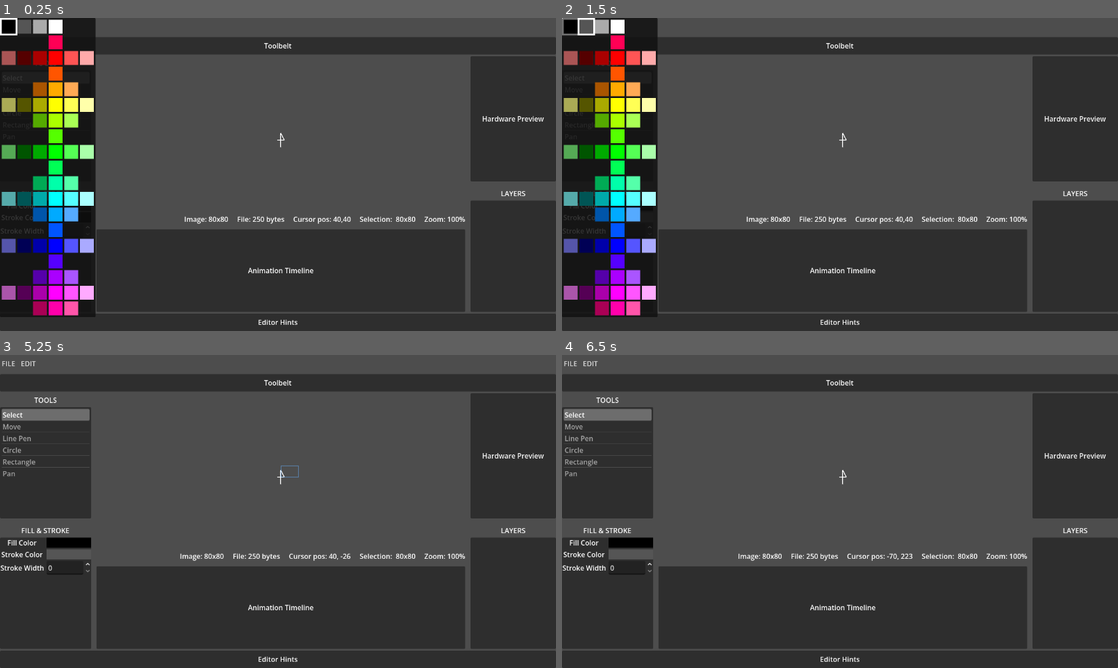
Above: before the commit, frames 1-4 (two rows, left to right).
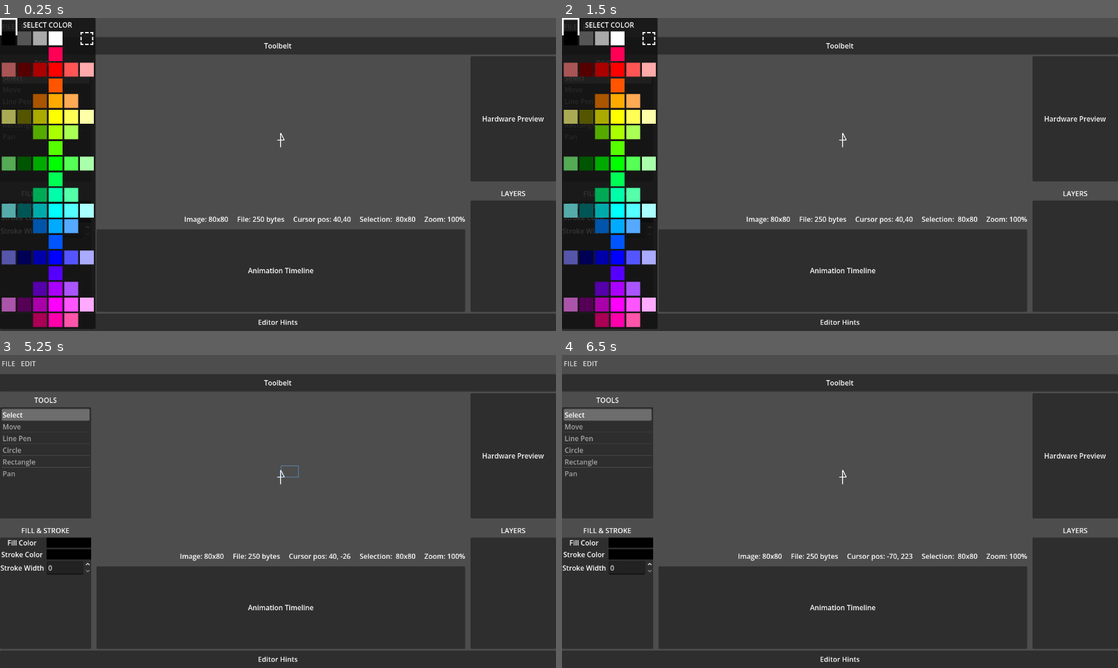
Above: after the commit, the same moments.

Repository: erlog135/Ripple
Game: Godot game, scene res://scenes/Editor.tscn
Two runs of this game, one before a commit and one after it. Both use one fixed random seed, a clock stepped at 60 frames per second and the inputs below.
Inputs (mouse positions are in pixels of both pictures, inside the frame that each line leads up to):
- Up to frame 1 (0.25 s): no input
- Up to frame 2 (1.5 s): click "FILE" at 0.5 s; click "EDIT" at 1.25 s
- Up to frame 3 (5.25 s): click "FILE" at 2 s; click "EDIT" at 2.75 s; click "FILE" at 3.5 s; click "EDIT" at 4.25 s; tap Enter at 5 s; drag from (283, 477) to (333, 442) at 5.02 s
- Up to frame 4 (6.5 s): drag from (728, 527) to (812, 574) at 5.77 s

The runs differ from the first frame. In frame 1, 11% of the frame differs, in the area x 0-18%, y 0-100%; in frame 2, 11%; in frame 3, 0.3%; in frame 4, 0.3%.

Commit message:
line pen stroke drawing

Diff:
--- /dev/null
+++ b/data/actions/line_pen_edit_action.gd
@@ -0,0 +1,191 @@
+class_name LinePenEditAction
+extends EditAction
+
+enum Mode {
+	START_NEW,
+	INSERT_POINT,
+	CLOSE_PATH,
+}
+
+var _frame_index: int
+var _mode: Mode
+
+var _prev_selected_command_indices: Array[int]
+var _prev_selected_point_indices: Dictionary
+
+var _start_new_append_index: int
+var _new_command_point: Vector2
+
+var _command_index: int
+var _insert_index: int
+var _insert_point: Vector2
+
+var _close_command_index: int
+var _close_prev_path_open: bool = true
+
+
+func _init_start_new(frame_index: int, point: Vector2, sel_commands: Array[int], sel_points: Dictionary) -> void:
+	action_name = "Line Pen"
+	_frame_index = frame_index
+	_mode = Mode.START_NEW
+	_new_command_point = point
+	_capture_selection(sel_commands, sel_points)
+
+
+func _init_insert(
+	frame_index: int,
+	command_index: int,
+	insert_index: int,
+	point: Vector2,
+	sel_commands: Array[int],
+	sel_points: Dictionary,
+) -> void:
+	action_name = "Line Pen"
+	_frame_index = frame_index
+	_mode = Mode.INSERT_POINT
+	_command_index = command_index
+	_insert_index = insert_index
+	_insert_point = point
+	_capture_selection(sel_commands, sel_points)
+
+
+func _init_close_path(frame_index: int, command_index: int, sel_commands: Array[int], sel_points: Dictionary) -> void:
+	action_name = "Line Pen"
+	_frame_index = frame_index
+	_mode = Mode.CLOSE_PATH
+	_close_command_index = command_index
+	_capture_selection(sel_commands, sel_points)
+	var frame: DrawCommandImage = _frame_at(frame_index)
+	if frame != null and command_index >= 0 and command_index < frame.commands.size():
+		_close_prev_path_open = frame.commands[command_index].path_open
+
+
+static func start_new(frame_index: int, point: Vector2, sel_commands: Array[int], sel_points: Dictionary) -> LinePenEditAction:
+	var a := LinePenEditAction.new()
+	a._init_start_new(frame_index, point, sel_commands, sel_points)
+	a._start_new_append_index = a._commands_size(frame_index)
+	return a
+
+
+static func insert_point(
+	frame_index: int,
+	command_index: int,
+	insert_index: int,
+	point: Vector2,
+	sel_commands: Array[int],
+	sel_points: Dictionary,
+) -> LinePenEditAction:
+	var a := LinePenEditAction.new()
+	a._init_insert(frame_index, command_index, insert_index, point, sel_commands, sel_points)
+	return a
+
+
+static func close_path(
+	frame_index: int,
+	command_index: int,
+	sel_commands: Array[int],
+	sel_points: Dictionary,
+) -> LinePenEditAction:
+	var a := LinePenEditAction.new()
+	a._init_close_path(frame_index, command_index, sel_commands, sel_points)
+	return a
+
+
+func _capture_selection(sel_commands: Array[int], sel_points: Dictionary) -> void:
+	_prev_selected_command_indices = sel_commands.duplicate()
+	_prev_selected_point_indices = {}
+	for k in sel_points:
+		var arr: Variant = sel_points[k]
+		if arr is Array:
+			_prev_selected_point_indices[k] = (arr as Array).duplicate()
+
+
+func _commands_size(frame_index: int) -> int:
+	var frame := _frame_at(frame_index)
+	if frame == null:
+		return 0
+	return frame.commands.size()
+
+
+func _frame_at(frame_index: int) -> DrawCommandImage:
+	var sequence := ProjectData.current_sequence
+	if sequence == null:
+		return null
+	if frame_index < 0 or frame_index >= sequence.frames.size():
+		return null
+	return sequence.frames[frame_index]
+
+
+func do_action() -> void:
+	var frame := _frame_at(_frame_index)
+	if frame == null:
+		return
+
+	match _mode:
+		Mode.START_NEW:
+			var cmd := _make_new_path_command(_new_command_point)
+			frame.commands.insert(_start_new_append_index, cmd)
+			EditorState.selected_command_indices = [_start_new_append_index]
+			EditorState.selected_point_indices = {_start_new_append_index: [0]}
+		Mode.INSERT_POINT:
+			if _command_index < 0 or _command_index >= frame.commands.size():
+				return
+			var cmd: DrawCommand = frame.commands[_command_index]
+			var pts := cmd.points
+			var i := clampi(_insert_index, 0, pts.size())
+			pts.insert(i, _insert_point)
+			cmd.points = pts
+			EditorState.selected_command_indices = [_command_index]
+			EditorState.selected_point_indices = {_command_index: [i]}
+		Mode.CLOSE_PATH:
+			if _close_command_index < 0 or _close_command_index >= frame.commands.size():
+				return
+			var c: DrawCommand = frame.commands[_close_command_index]
+			c.path_open = false
+
+	ProjectData.data_changed.emit(false)
+	EditorState.selection_changed.emit(false)
+
+
+func undo_action() -> void:
+	var frame := _frame_at(_frame_index)
+	if frame == null:
+		return
+
+	match _mode:
+		Mode.START_NEW:
+			if _start_new_append_index >= 0 and _start_new_append_index < frame.commands.size():
+				frame.commands.remove_at(_start_new_append_index)
+		Mode.INSERT_POINT:
+			if _command_index < 0 or _command_index >= frame.commands.size():
+				pass
+			else:
+				var cmd: DrawCommand = frame.commands[_command_index]
+				var pts := cmd.points
+				if _insert_index >= 0 and _insert_index < pts.size():
+					pts.remove_at(_insert_index)
+					cmd.points = pts
+		Mode.CLOSE_PATH:
+			if _close_command_index >= 0 and _close_command_index < frame.commands.size():
+				frame.commands[_close_command_index].path_open = _close_prev_path_open
+
+	EditorState.selected_command_indices = _prev_selected_command_indices.duplicate()
+	EditorState.selected_point_indices = {}
+	for k in _prev_selected_point_indices:
+		EditorState.selected_point_indices[k] = (_prev_selected_point_indices[k] as Array).duplicate()
+
+	ProjectData.data_changed.emit(false)
+	EditorState.selection_changed.emit(false)
+
+
+func _make_new_path_command(point: Vector2) -> DrawCommand:
+	var cmd := DrawCommand.new()
+	cmd.draw_type = DrawCommand.Type.PRECISE_PATH
+	cmd.hidden = false
+	cmd.stroke_color = EditorState.current_stroke_color
+	cmd.stroke_width = EditorState.current_stroke_width
+	cmd.fill_color = EditorState.current_fill_color
+	cmd.path_open = true
+	cmd.circle_radius = 0
+	cmd.points = PackedVector2Array([point])
+	return cmd
--- a/managers/editor_state.gd
+++ b/managers/editor_state.gd
@@ -11,6 +11,7 @@
 signal drag_updated(offset: Vector2, dragging: bool)
 
 signal current_frame_changed(frame: int)
+signal line_pen_hover_changed()
 
 const ZOOM_STEP := 0.1
 const MIN_ZOOM  := 0.2
@@ -35,6 +36,49 @@
 
 var selected_command_indices: Array[int] = []
 var selected_point_indices: Dictionary[int, Array] = {}
+
+## Mirrors Fill & Stroke UI; used when creating new geometry (e.g. Line Pen).
+var current_fill_color: Color = Color.BLACK
+var current_stroke_color: Color = Color.BLACK
+var current_stroke_width: int = 1
+
+## When true, point placement snaps to the pixel grid after draw-type rules (whole pixels, or half-pixels when [member grid_odd_snap] applies to odd strokes).
+var grid_snap: bool = true
+## When [member grid_snap] is true and stroke width is odd, snap to cell centers (…, -0.5, 0.5, 1.5, …). Ignored for even stroke width.
+var grid_odd_snap: bool = true
+
+var line_pen_hover_world := Vector2.ZERO
+
+
+func set_current_fill_color(color: Color) -> void:
+	current_fill_color = color
+
+
+func set_current_stroke_color(color: Color) -> void:
+	current_stroke_color = color
+
+
+func set_current_stroke_width(width: int) -> void:
+	current_stroke_width = width
+
+
+func set_current_fill_stroke(fill: Color, stroke: Color, width: int) -> void:
+	current_fill_color = fill
+	current_stroke_color = stroke
+	current_stroke_width = width
+
+
+## Single entry point for snapping world-space points (Line Pen, future tools). [param stroke_width] is the stroke that governs odd-grid behavior (layer stroke when editing a layer, [member current_stroke_width] when creating one).
+func snap_world_position(world_pos: Vector2, draw_type: DrawCommand.Type, stroke_width: int) -> Vector2:
+	var p := world_pos
+	if grid_snap:
+		if grid_odd_snap and (stroke_width % 2 != 0):
+			return (p - Vector2(0.5, 0.5)).snapped(Vector2.ONE) + Vector2(0.5, 0.5)
+		return Vector2(roundi(p.x), roundi(p.y))
+	if draw_type == DrawCommand.Type.PRECISE_PATH:
+		return (p - Vector2(0.5, 0.5)).snapped(Vector2(0.125, 0.125)) + Vector2(0.5, 0.5)
+	return Vector2(roundi(p.x), roundi(p.y))
+
 
 func change_tool(tool: Tool) -> void:
 	active_tool = tool
@@ -89,6 +133,13 @@
 	selected_point_indices.clear()
 	selection_changed.emit(true)
 
+func update_line_pen_hover_world(world_pos: Vector2) -> void:
+	if line_pen_hover_world == world_pos:
+		return
+	line_pen_hover_world = world_pos
+	line_pen_hover_changed.emit()
+
+
 func select_point(cmd_idx: int, pt_idx: int, additive: bool) -> void:
 	if not additive:
 		selected_command_indices.clear()
--- a/scenes/interface/aux_windows/ColorPopup.tscn
+++ b/scenes/interface/aux_windows/ColorPopup.tscn
@@ -1,22 +1,36 @@
 [gd_scene format=3 uid="uid://opfiwgeouvns"]
 
 [ext_resource type="Script" uid="uid://oasvn6ben807" path="res://scenes/interface/aux_windows/color_popup.gd" id="1_ld7i8"]
+[ext_resource type="Texture2D" uid="uid://c7gvigdx18sgl" path="res://assets/icons/transparent.png" id="2_8sfd2"]
 
 [node name="ColorPopup" type="PopupPanel" unique_id=1818672886]
 oversampling_override = 1.0
 title = "Color Picker"
-size = Vector2i(40, 40)
+size = Vector2i(121, 67)
 visible = true
 script = ExtResource("1_ld7i8")
-
-[node name="GridContainer" type="GridContainer" parent="." unique_id=2095960325]
-offset_left = 4.0
-offset_top = 4.0
-offset_right = 36.0
-offset_bottom = 36.0
-columns = 6
 
 [node name="Selector" type="Line2D" parent="." unique_id=555104634]
 points = PackedVector2Array(2, 2, 38, 2, 38, 38, 2, 38)
 closed = true
 width = 4.0
+
+[node name="VBoxContainer" type="VBoxContainer" parent="." unique_id=1668661509]
+offset_left = 4.0
+offset_top = 4.0
+offset_right = 117.0
+offset_bottom = 63.0
+
+[node name="Label" type="Label" parent="VBoxContainer" unique_id=1928568998]
+layout_mode = 2
+text = "SELECT COLOR"
+horizontal_alignment = 1
+vertical_alignment = 1
+
+[node name="GridContainer" type="GridContainer" parent="VBoxContainer" unique_id=2095960325]
+layout_mode = 2
+columns = 6
+
+[node name="TransparentRect" type="TextureRect" parent="VBoxContainer/GridContainer" unique_id=1963613045]
+layout_mode = 2
+texture = ExtResource("2_8sfd2")
--- a/scenes/interface/aux_windows/color_popup.gd
+++ b/scenes/interface/aux_windows/color_popup.gd
@@ -2,7 +2,8 @@
 
 signal color_selected(color: Color)
 
-@onready var grid_container: GridContainer = $GridContainer
+@onready var grid_container: GridContainer = $VBoxContainer/GridContainer
+@onready var transparent_rect: TextureRect = $VBoxContainer/GridContainer/TransparentRect
 @onready var selector: Line2D = $Selector
 
 const COLOR_RECT_SIZE := Vector2(32, 32)
@@ -10,7 +11,7 @@
 const SELECTOR_SIZE := Vector2(40, 40)
 
 const palette = [
-	[GColor.BLACK,GColor.DARK_GRAY,GColor.LIGHT_GRAY,GColor.WHITE,GColor.CLEAR,GColor.CLEAR],
+	[GColor.BLACK,GColor.DARK_GRAY,GColor.LIGHT_GRAY,GColor.WHITE,GColor.CLEAR,null],
 	[GColor.CLEAR,GColor.CLEAR,GColor.CLEAR,GColor.FOLLY,GColor.CLEAR,GColor.CLEAR],
 	[GColor.ROSE_VALE,GColor.BULGARIAN_ROSE,GColor.DARK_CANDY_APPLE_RED,GColor.RED,GColor.SUNSET_ORANGE,GColor.MELON],
 	[GColor.CLEAR,GColor.CLEAR,GColor.CLEAR,GColor.ORANGE,GColor.CLEAR,GColor.CLEAR],
@@ -35,34 +36,59 @@
 
 func _ready() -> void:
 	_populate_grid()
-	_select_color_rect(grid_container.get_child(0))
+	var first_swatch := grid_container.get_child(0) as ColorRect
+	_select_swatch(first_swatch, first_swatch.color)
 
 func _populate_grid() -> void:
+	var parent := transparent_rect.get_parent()
+	if parent:
+		parent.remove_child(transparent_rect)
+	for i in range(grid_container.get_child_count() - 1, -1, -1):
+		var c := grid_container.get_child(i)
+		grid_container.remove_child(c)
+		c.queue_free()
+
+	var inserted_transparent := false
 	for row in palette:
-		for color in row:
-			var color_rect: ColorRect = ColorRect.new()
-			color_rect.color = color
+		for entry in row:
+			if entry == null:
+				grid_container.add_child(transparent_rect)
+				inserted_transparent = true
+				continue
+			var color_rect := ColorRect.new()
+			color_rect.color = entry
 			color_rect.custom_minimum_size = COLOR_RECT_SIZE
+			if entry != GColor.CLEAR:
+				_register_color_rect(color_rect)
+			grid_container.add_child(color_rect)
+	assert(inserted_transparent, "palette must contain null for TransparentRect slot")
 
-			if color != GColor.CLEAR:
-				_register_color_rect(color_rect)
-
-			grid_container.add_child(color_rect)
+	transparent_rect.custom_minimum_size = COLOR_RECT_SIZE
+	_register_transparent_rect()
 
 func _register_color_rect(color_rect: ColorRect) -> void:
 	color_rect.gui_input.connect(func(event: InputEvent):
 		if event is InputEventMouseButton and event.button_index == MOUSE_BUTTON_LEFT and event.pressed:
-			_select_color_rect(color_rect))
+			_select_swatch(color_rect, color_rect.color))
 
-func _select_color_rect(color_rect: ColorRect) -> void:
-	selected_color = color_rect.color
-	selector.position = color_rect.position
+func _register_transparent_rect() -> void:
+	transparent_rect.mouse_filter = Control.MOUSE_FILTER_STOP
+	transparent_rect.gui_input.connect(func(event: InputEvent):
+		if event is InputEventMouseButton and event.button_index == MOUSE_BUTTON_LEFT and event.pressed:
+			_select_swatch(transparent_rect, GColor.CLEAR))
+
+func _select_swatch(swatch: Control, color: Color) -> void:
+	selected_color = color
+	selector.position = swatch.position + grid_container.position
 	color_selected.emit(selected_color)
 
 func select_color(color: Color) -> void:
+	if color == GColor.CLEAR:
+		_select_swatch(transparent_rect, GColor.CLEAR)
+		return
 	for child in grid_container.get_children():
 		if child is ColorRect and child.color == color:
-			_select_color_rect(child)
+			_select_swatch(child as Control, color)
 			return
 	selected_color = color
 	color_selected.emit(color)
--- a/scenes/interface/aux_windows/fill_stroke_window.gd
+++ b/scenes/interface/aux_windows/fill_stroke_window.gd
@@ -11,6 +11,7 @@
 var _syncing := false
 
 func _ready() -> void:
+	call_deferred(&"_sync_current_from_editor_ui")
 	fill_popup = COLOR_POPUP.instantiate()
 	fill_rect.add_child(fill_popup)
 	fill_popup.color_selected.connect(_on_fill_color_selected)
@@ -29,8 +30,17 @@
 	EditorState.selection_changed.connect(_on_selection_changed)
 
 
+func _sync_current_from_editor_ui() -> void:
+	EditorState.set_current_fill_stroke(
+		fill_rect.color,
+		stroke_rect.color,
+		int(stroke_width_spin.value),
+	)
+
+
 func _on_fill_color_selected(color: Color) -> void:
 	fill_rect.color = color
+	EditorState.set_current_fill_color(color)
 	if _syncing:
 		return
 	var indices := EditorState.selected_command_indices
@@ -41,6 +51,7 @@
 
 func _on_stroke_color_selected(color: Color) -> void:
 	stroke_rect.color = color
+	EditorState.set_current_stroke_color(color)
 	if _syncing:
 		return
 	var indices := EditorState.selected_command_indices
@@ -50,6 +61,7 @@
 
 
 func _on_stroke_width_changed(value: float) -> void:
+	EditorState.set_current_stroke_width(int(value))
 	if _syncing:
 		return
 	var indices := EditorState.selected_command_indices
@@ -82,4 +94,5 @@
 	fill_popup.select_color(shared_fill)
 	stroke_popup.select_color(shared_stroke)
 	stroke_width_spin.value = shared_width
+	EditorState.set_current_fill_stroke(shared_fill, shared_stroke, shared_width)
 	_syncing = false
--- /dev/null
+++ b/scenes/interface/aux_windows/tools/line_pen_tool.gd
@@ -0,0 +1,202 @@
+extends RefCounted
+
+
+func handle_mouse_motion(world_pos: Vector2) -> void:
+	var frame: DrawCommandImage = ProjectData.get_current_image()
+	var rb: Dictionary = line_pen_rubber_band_context(frame)
+	var draw_type: DrawCommand.Type
+	var stroke_w: int
+	if rb.is_empty():
+		draw_type = DrawCommand.Type.PRECISE_PATH
+		stroke_w = EditorState.current_stroke_width
+	else:
+		var cmd_rb: DrawCommand = rb[&"cmd"]
+		draw_type = cmd_rb.draw_type
+		stroke_w = cmd_rb.stroke_width
+	EditorState.update_line_pen_hover_world(EditorState.snap_world_position(world_pos, draw_type, stroke_w))
+
+
+func handle_left_press(world_pos: Vector2, gizmos) -> void:
+	var frame: DrawCommandImage = ProjectData.get_current_image()
+	if frame == null:
+		return
+
+	var frame_idx := EditorState.current_frame
+	var sel_cmds := EditorState.selected_command_indices.duplicate()
+	var sel_pts := EditorState.selected_point_indices.duplicate()
+
+	var ctx: Dictionary = normalized_pen_selection(frame)
+
+	if ctx.is_empty():
+		var snap_new: Vector2 = EditorState.snap_world_position(
+			world_pos,
+			DrawCommand.Type.PRECISE_PATH,
+			EditorState.current_stroke_width,
+		)
+		HistoryManager.commit(LinePenEditAction.start_new(frame_idx, snap_new, sel_cmds, sel_pts))
+		return
+
+	var cmd_idx: int = ctx[&"cmd_idx"]
+	var cmd: DrawCommand = ctx[&"cmd"]
+	var pt_indices: Array = ctx[&"pts"]
+	var snapped_work: Vector2 = EditorState.snap_world_position(world_pos, cmd.draw_type, cmd.stroke_width)
+
+	if pt_indices.size() == 1:
+		var i: int = pt_indices[0]
+		var n := cmd.points.size()
+
+		var should_close := false
+		if cmd.path_open and n >= 2 and (i == 0 or i == n - 1):
+			var j := n - 1 if i == 0 else 0
+			var hit: Array = gizmos.call(&"get_point_at", world_pos)
+			var hit_correct := (
+				hit.size() >= 2
+				and int(hit[0]) == cmd_idx
+				and int(hit[1]) == j
+			)
+			var snaps_to_close: bool = snapped_work.is_equal_approx(cmd.points[j])
+			should_close = hit_correct and snaps_to_close
+
+		if should_close:
+			HistoryManager.commit(LinePenEditAction.close_path(frame_idx, cmd_idx, sel_cmds, sel_pts))
+			return
+
+		if i == n - 1:
+			HistoryManager.commit(LinePenEditAction.insert_point(frame_idx, cmd_idx, n, snapped_work, sel_cmds, sel_pts))
+			return
+
+		if i == 0:
+			HistoryManager.commit(LinePenEditAction.insert_point(frame_idx, cmd_idx, 0, snapped_work, sel_cmds, sel_pts))
+			return
+
+		HistoryManager.commit(
+			LinePenEditAction.start_new(
+				frame_idx,
+				EditorState.snap_world_position(world_pos, DrawCommand.Type.PRECISE_PATH, EditorState.current_stroke_width),
+				sel_cmds,
+				sel_pts,
+			),
+		)
+		return
+
+	if pt_indices.size() == 2:
+		var lo: int = pt_indices[0]
+		var hi: int = pt_indices[1]
+		if lo > hi:
+			var tmp := lo
+			lo = hi
+			hi = tmp
+
+		var n2 := cmd.points.size()
+		var insert_at := -1
+		if hi - lo == 1:
+			insert_at = hi
+		elif not cmd.path_open and lo == 0 and hi == n2 - 1:
+			insert_at = n2
+		else:
+			HistoryManager.commit(
+				LinePenEditAction.start_new(
+					frame_idx,
+					EditorState.snap_world_position(world_pos, DrawCommand.Type.PRECISE_PATH, EditorState.current_stroke_width),
+					sel_cmds,
+					sel_pts,
+				),
+			)
+			return
+
+		HistoryManager.commit(LinePenEditAction.insert_point(frame_idx, cmd_idx, insert_at, snapped_work, sel_cmds, sel_pts))
+		return
+
+	HistoryManager.commit(
+		LinePenEditAction.start_new(
+			frame_idx,
+			EditorState.snap_world_position(world_pos, DrawCommand.Type.PRECISE_PATH, EditorState.current_stroke_width),
+			sel_cmds,
+			sel_pts,
+		),
+	)
+
+
+static func normalized_pen_selection(frame: DrawCommandImage) -> Dictionary:
+	if frame == null:
+		return {}
+
+	if EditorState.selected_command_indices.size() != 1:
+		return {}
+
+	var cmd_idx: int = EditorState.selected_command_indices[0]
+
+	for k in EditorState.selected_point_indices:
+		if int(k) != cmd_idx:
+			return {}
+
+	if cmd_idx not in EditorState.selected_point_indices:
+		return {}
+
+	if cmd_idx < 0 or cmd_idx >= frame.commands.size():
+		return {}
+
+	var cmd: DrawCommand = frame.commands[cmd_idx]
+	if cmd.hidden:
+		return {}
+
+	if cmd.draw_type != DrawCommand.Type.PATH and cmd.draw_type != DrawCommand.Type.PRECISE_PATH:
+		return {}
+
+	var pts_raw: Array = EditorState.selected_point_indices[cmd_idx]
+	var pts: Array = _dedupe_point_indices_sorted(pts_raw, cmd.points.size())
+
+	if pts.is_empty():
+		return {}
+
+	if pts.size() > 2:
+		return {}
+
+	if pts.size() == 2:
+		var lo: int = pts[0]
+		var hi: int = pts[1]
+		var n := cmd.points.size()
+		var adjacent := (hi - lo == 1) or (
+			not cmd.path_open and lo == 0 and hi == n - 1
+		)
+		if not adjacent:
+			return {}
+
+	return {
+		&"cmd_idx": cmd_idx,
+		&"cmd": cmd,
+		&"pts": pts,
+	}
+
+
+## Selection context for drawing the rubber band: endpoint + two-point segment only (not a lone interior vertex).
+static func line_pen_rubber_band_context(frame: DrawCommandImage) -> Dictionary:
+	var ctx: Dictionary = normalized_pen_selection(frame)
+	if ctx.is_empty():
+		return {}
+	var pts: Array = ctx[&"pts"]
+	if pts.size() == 2:
+		return ctx
+	var cmd: DrawCommand = ctx[&"cmd"]
+	var i: int = int(pts[0])
+	var n := cmd.points.size()
+	if i == 0 or i == n - 1:
+		return ctx
+	return {}
+
+
+static func _dedupe_point_indices_sorted(raw: Array, point_count: int) -> Array:
+	var uniq: Dictionary = {}
+	var out: Array = []
+	for x in raw:
+		if not (x is int):
+			continue
+		var xi := int(x)
+		if xi < 0 or xi >= point_count:
+			continue
+		if uniq.has(xi):
+			continue
+		uniq[xi] = true
+		out.append(xi)
+	out.sort()
+	return out
--- a/scenes/interface/document_gizmos.gd
+++ b/scenes/interface/document_gizmos.gd
@@ -10,6 +10,8 @@
 const SKELLY_PATH_WIDTH_PX := 2.0
 const SELECTION_BOX_COLOR := Color(0.4, 0.7, 1.0, 0.85)
 const DRAG_SELECTION_BOX_COLOR := Color(0.4, 0.7, 1.0, 0.45)
+const LINE_PEN_PREVIEW_COLOR := Color(0.0, 0.5, 1.0, 0.8)
+const PenToolScr = preload("res://scenes/interface/aux_windows/tools/line_pen_tool.gd")
 
 var _drag_selection_rect := Rect2()
 var _drag_selection_active := false
@@ -21,6 +23,7 @@
 	EditorState.selection_changed.connect(_on_selection_changed)
 	EditorState.tool_changed.connect(_on_tool_changed)
 	EditorState.drag_updated.connect(_on_drag_updated)
+	EditorState.line_pen_hover_changed.connect(_on_line_pen_hover_changed)
 
 func _on_data_changed(_by_user: bool) -> void:
 	queue_redraw()
@@ -35,12 +38,16 @@
 	queue_redraw()
 
 func _on_drag_updated(_offset: Vector2, _dragging: bool) -> void:
+	queue_redraw()
+
+func _on_line_pen_hover_changed() -> void:
 	queue_redraw()
 
 func _draw() -> void:
 	if EditorState.current_zoom >= 10.0:
 		_draw_pixel_grid()
 	_draw_skeletons()
+	_draw_line_pen_preview()
 	_draw_drag_selection_box()
 	_draw_selection_box()
 
@@ -80,6 +87,40 @@
 				_draw_path_skeleton(cmd, cmd_idx, sel_pts, line_w, pt_r, show_only_selected)
 			DrawCommand.Type.CIRCLE:
 				_draw_circle_skeleton(cmd, cmd_idx, sel_pts, line_w, pt_r, show_only_selected)
+
+
+func _draw_line_pen_preview() -> void:
+	if EditorState.active_tool != EditorState.Tool.LINE_PEN:
+		return
+	var frame: DrawCommandImage = ProjectData.get_current_image()
+	if frame == null:
+		return
+	var ctx: Dictionary = PenToolScr.line_pen_rubber_band_context(frame)
+	if ctx.is_empty():
+		return
+	var cmd_idx: int = ctx[&"cmd_idx"]
+	if cmd_idx < 0 or cmd_idx >= frame.commands.size():
+		return
+	var cmd: DrawCommand = frame.commands[cmd_idx]
+	var pts: Array = ctx[&"pts"]
+	var hover: Vector2 = EditorState.line_pen_hover_world
+	var line_w := SKELLY_PATH_WIDTH_PX / EditorState.current_zoom
+	if pts.size() == 1:
+		var pi: int = int(pts[0])
+		if pi < 0 or pi >= cmd.points.size():
+			return
+		var a := _point_with_drag_offset(cmd.points[pi], cmd_idx, pi)
+		draw_line(a, hover, LINE_PEN_PREVIEW_COLOR, line_w)
+	elif pts.size() == 2:
+		var ia := int(pts[0])
+		var ib := int(pts[1])
+		if ia < 0 or ia >= cmd.points.size() or ib < 0 or ib >= cmd.points.size():
+			return
+		var pa := _point_with_drag_offset(cmd.points[ia], cmd_idx, ia)
+		var pb := _point_with_drag_offset(cmd.points[ib], cmd_idx, ib)
+		draw_line(pa, hover, LINE_PEN_PREVIEW_COLOR, line_w)
+		draw_line(hover, pb, LINE_PEN_PREVIEW_COLOR, line_w)
+
 
 func _draw_path_skeleton(cmd: DrawCommand, cmd_idx: int, sel_pts: Array, line_w: float, pt_r: float, show_only_selected: bool) -> void:
 	var points := _points_with_drag_offset(cmd.points, cmd_idx)
--- a/scenes/interface/input_layer.gd
+++ b/scenes/interface/input_layer.gd
@@ -2,10 +2,12 @@
 
 const SelectionTool = preload("res://scenes/interface/aux_windows/tools/selection_tool.gd")
 const MoveTool = preload("res://scenes/interface/aux_windows/tools/move_tool.gd")
+const PenToolScr = preload("res://scenes/interface/aux_windows/tools/line_pen_tool.gd")
 
 @onready var _gizmos = $"../DocumentLayer/SubViewport/DocumentGizmos"
 @onready var _selection_tool = SelectionTool.new()
 @onready var _move_tool = MoveTool.new()
+@onready var _line_pen_tool: RefCounted = PenToolScr.new()
 
 
 func _ready() -> void:
@@ -15,6 +17,8 @@
 func _gui_input(event: InputEvent) -> void:
 	if event is InputEventMouseMotion:
 		EditorState.update_mouse_position(event.position)
+		if EditorState.active_tool == EditorState.Tool.LINE_PEN:
+			_line_pen_tool.handle_mouse_motion(_screen_to_world(event.position))
 
 	if event is InputEventMouseMotion and Input.is_mouse_button_pressed(MOUSE_BUTTON_LEFT):
 		if EditorState.active_tool == EditorState.Tool.PAN:
@@ -42,6 +46,10 @@
 				_move_tool.handle_left_press(world_pos)
 			else:
 				_move_tool.handle_left_release(world_pos)
+		elif EditorState.active_tool == EditorState.Tool.LINE_PEN:
+			var lp_world_pos := _screen_to_world(event.position)
+			if event.pressed:
+				_line_pen_tool.handle_left_press(lp_world_pos, _gizmos)
 		elif event.pressed:
 			_selection_tool.cancel(_gizmos)
 
Binary file added: assets/icons/transparent.png
Not shown, added: assets/icons/transparent.png.import
Not shown, added: data/actions/line_pen_edit_action.gd.uid
Not shown, added: scenes/interface/aux_windows/tools/line_pen_tool.gd.uid
